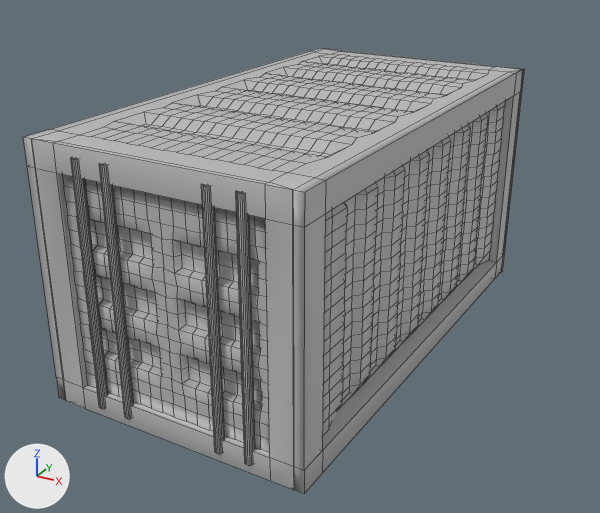
Renders of the FBX model Assets/Assets/Models/sm_storagebox_l.fbx from each side of a commit.
Camera for both pictures: a 50 mm camera at (5.99, -5.37, 4.83) aimed at (1.39, 3.0, 0.65). The axes (+X, +Y, +Z) are drawn at lower left. The lights are the same throughout. Mesh edges are drawn as thin lines. Where no turn or scale is listed for an object, it has been applied to the vertices.

The scene before the commit, as lines of its bpy script (objects in view):
```python
me_mesh = bpy.data.meshes.new('Mesh')
me_mesh.from_pydata(...)  # 2723 vertices, 2715 faces; spans x -1.53..1.53, y -2.72..2.72, z -1.36..1.36
me_mesh.materials.append(mat_lambert1)  # grey #bcbcbc
ob_sm_storagebox_s1 = bpy.data.objects.new('sm_storagebox_s1', me_mesh)
ob_sm_storagebox_s1.location = (1.91, 2.37, 1.48)
```
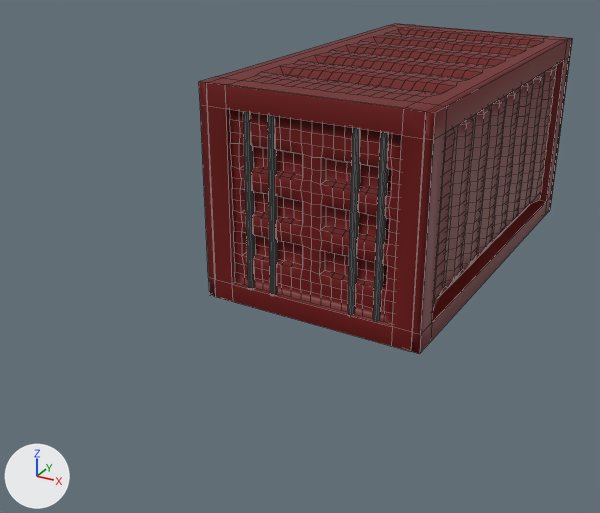
What differs and where, as boxes [x1, y1, x2, y2] in the pictures (600 x 513 px; the box of a moved part takes in the faces that stretch with it):
'sm_storagebox_s1', reshaped, moved (25% narrower, 26% shorter): before [23, 48, 524, 494]; after [199, 24, 572, 354]
part 1 of me_mesh, moved or reshaped: before [71, 158, 255, 465]; after [243, 112, 388, 321]
part 2 of me_mesh, recoloured: before [23, 48, 524, 494]; after [199, 24, 572, 354]

Diff of the bpy script that builds the scene:
```diff
--- a/Assets/Assets/Models/sm_storagebox_l.fbx.py
+++ b/Assets/Assets/Models/sm_storagebox_l.fbx.py
@@ mat_lambert6 @@
+mat_lambert6 = principled_material('lambert6')
+mat_lambert6.base_color = (0.237, 0.237, 0.237)  # grey #868686
@@ mat_lambert5 @@
+mat_lambert5 = principled_material('lambert5')
+mat_lambert5.base_color = (0.154, 0.0, 0.0)  # dark red #6d0000
@@ me_mesh @@
 # used by ob_sm_storagebox_s1; location = (1.91, 2.37, 1.48)
-me_mesh.from_pydata(...)  # 2723 vertices, 2715 faces; spans x -1.53..1.53, y -2.72..2.72, z -1.36..1.36
+me_mesh.from_pydata(...)  # 2723 vertices, 2715 faces; spans x -1.53..1.53, y -2.71..2.71, z -1.36..1.36
+# me_mesh part 1: 8 vertices moved from x -0.93..0.79, y -2.67..-2.61, z -1.26..1.26 to x -0.93..0.79, y -2.62..-2.6, z -1.26..1.26; 148 vertices removed from x -0.97..0.84, y -2.72..-2.56, z -1.26..1.26; 148 vertices added at x -0.97..0.84, y -2.66..-2.5, z -1.26..1.26
+# me_mesh part 2: 2235 faces spanning x -1.53..1.53, y -2.71..2.71, z -1.36..1.36 switch from mat_lambert1 (grey #bcbcbc) to mat_lambert5 (dark red #6d0000)
+me_mesh.materials.append(mat_lambert6)  # grey #868686
@@ ob_sm_storagebox_s1 @@
 ob_sm_storagebox_s1 = bpy.data.objects.new('sm_storagebox_s1', me_mesh)
-ob_sm_storagebox_s1.location = (1.91, 2.37, 1.48)
+ob_sm_storagebox_s1.location = (1.91, 5.06, 1.48)
```
